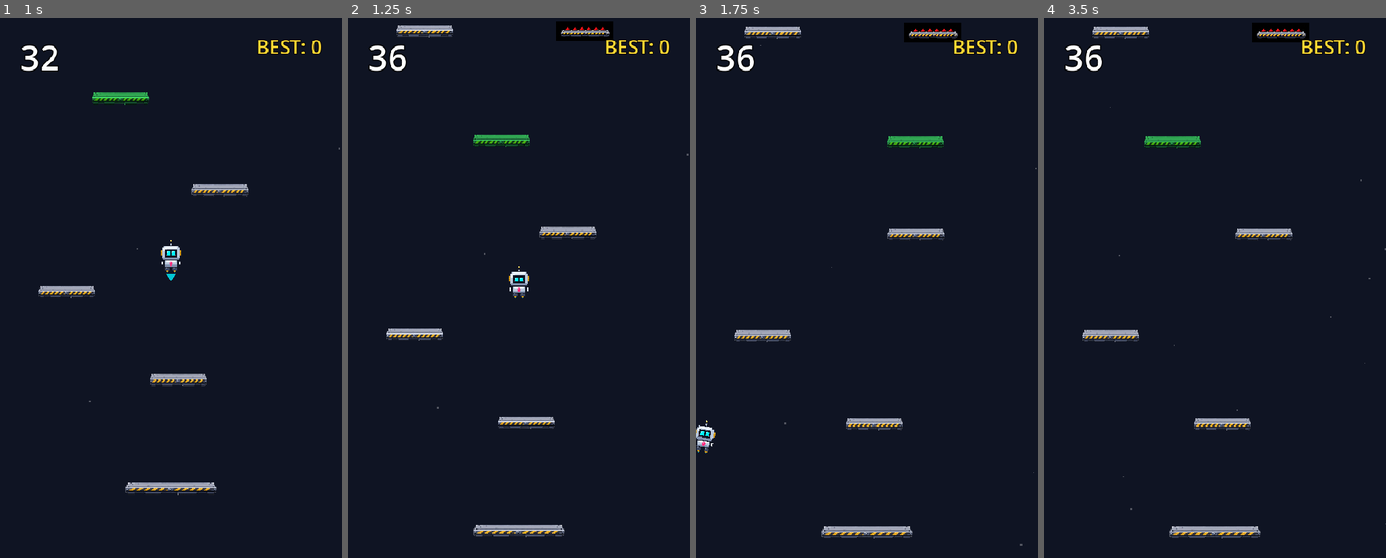
Above: before the commit, frames 1-4 (left to right).
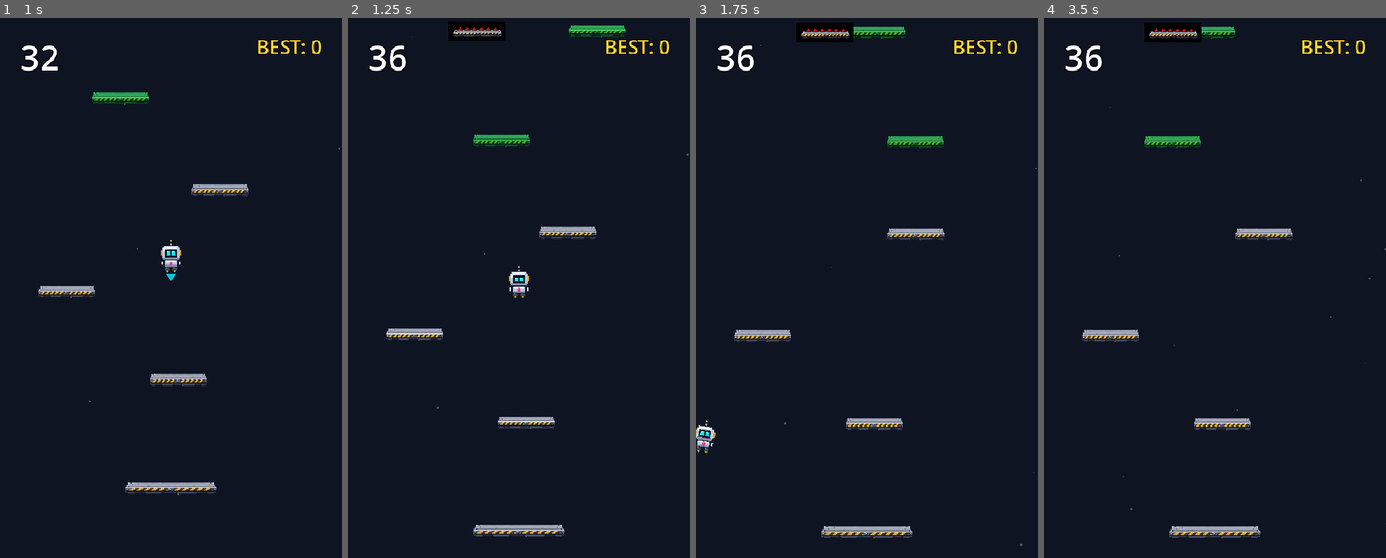
Above: after the commit, the same moments.

Repository: DevireddyNehal/Hopy
Game: Godot game, scene res://scenes/TitleScreen.tscn
The game is run twice, just before and just after one commit, with the same random seed, the same clock (stepped at 60 frames per second) and the same inputs.
Inputs:
- Up to frame 1 (1 s): click "START GAME" at 0.5 s
- Up to frame 2 (1.25 s): no input
- Up to frame 3 (1.75 s): tap Enter at 1.25 s; hold Right (ui_right) from 1.28 s (still down); hold Space (start_action) from 1.28 s (still down)
- Up to frame 4 (3.5 s): release Right (ui_right) at 2.03 s; release Space (start_action) at 2.03 s; hold Left (ui_left) 2.03-2.78 s; tap Enter at 2.1 s; hold Right (ui_right) from 2.78 s (still down); hold Space (start_action) from 2.78 s (still down)

Frame 1 is identical in both runs. In frame 2, 1.5% of the frame differs, in the area x 14-82%, y 0-5%; in frame 3, 1.6%, in the area x 14-78%, y 0-5%; in frame 4, 1.5%.

Commit message:
feat: place spikes outside natural jump paths as flank and overshoot hazards

Diff:
--- a/scripts/spawner.gd
+++ b/scripts/spawner.gd
@@ -93,40 +93,42 @@
 			plat_scale = Vector2(1.0, 1.0)
 
 	# --- GUARANTEED REACH RULE FOR SPIKES ---
-	# Spikes MUST NEVER be counted as the sole valid platform for upward traversal!
-	# If a spike hazard is chosen, spawn the spike as an obstacle AND spawn a guaranteed
-	# safe platform on the other side of the tier, setting last_x to the safe platform.
+	# Spikes MUST NEVER be in the middle of platforms or on the player's natural path!
+	# The SAFE platform is placed at spawn_x (the natural destination), while the Thorn
+	# hazard is placed on the opposite flank with generous clearance (>= 130px).
 	if chosen_type == PlatformScript.Type.THORN:
-		# 1. Spawn the Thorn hazard obstacle
-		_spawn_platform_at(Vector2(spawn_x, highest_spawned_y), PlatformScript.Type.THORN, plat_scale)
-
-		# 2. Spawn guaranteed safe companion platform on opposite side
-		var safe_x: float
+		# 1. Spawn guaranteed safe companion platform at spawn_x (natural path target)
+		var safe_type = PlatformScript.Type.MOVING if randf() < 0.45 else PlatformScript.Type.NORMAL
+		_spawn_platform_at(Vector2(spawn_x, highest_spawned_y), safe_type, plat_scale)
+
+		# 2. Spawn Thorn hazard obstacle on opposite flank leaving wide breathing room
+		var thorn_x: float
 		if spawn_x < center:
-			safe_x = randf_range(center + 35.0, max_x)
-		else:
-			safe_x = randf_range(min_x, center - 35.0)
-
-		var safe_type = PlatformScript.Type.MOVING if randf() < 0.45 else PlatformScript.Type.NORMAL
-		_spawn_platform_at(Vector2(safe_x, highest_spawned_y), safe_type, plat_scale)
-
-		# The NEXT platform upward is calculated strictly from the SAFE platform position!
-		last_x = safe_x
+			thorn_x = randf_range(center + 55.0, max_x)
+		else:
+			thorn_x = randf_range(min_x, center - 55.0)
+
+		if absf(thorn_x - spawn_x) < 130.0:
+			thorn_x = (center + 115.0) if spawn_x < center else (center - 115.0)
+
+		_spawn_platform_at(Vector2(thorn_x, highest_spawned_y), PlatformScript.Type.THORN, plat_scale)
+
+		# Next platform upward is calculated from the SAFE platform position!
+		last_x = spawn_x
 	else:
 		_spawn_platform_at(Vector2(spawn_x, highest_spawned_y), chosen_type, plat_scale)
 		last_x = spawn_x
 
 	# --- Floating Spike Ball Hazard Spawn ---
+	# Never spawn in the middle of the platform gap or on the player's natural trajectory!
+	# Placed on outer flanks or overshoot zones with safe clearance, so clean jumps are safe
+	# but player mistakes (oversteering, panicking, reckless wraps) are penalized.
 	if platform_count > 6 and chosen_type != PlatformScript.Type.THORN and spike_ball_scene:
 		var spike_chance = 0.14 + (diff * 0.12) # 14% -> 26%
 		if randf() < spike_chance:
-			var ball_y = highest_spawned_y + (gap * 0.5)
-			var ball_x: float
-			if last_x < center:
-				ball_x = randf_range(center + 30.0, max_x - 30.0)
-			else:
-				ball_x = randf_range(min_x + 30.0, center - 30.0)
-			_spawn_spike_ball_at(Vector2(ball_x, ball_y))
+			var ball_pos = _calculate_safe_hazard_position(last_x, spawn_x, highest_spawned_y, gap, screen_w, min_x, max_x)
+			if ball_pos != Vector2.ZERO:
+				_spawn_spike_ball_at(ball_pos)
 
 func center_biased_placement(screen_w: float, min_x: float, max_x: float) -> float:
 	var pattern_roll = randf()
@@ -199,6 +201,69 @@
 	active_spike_balls.append(sb)
 	return sb
 
+func _calculate_safe_hazard_position(from_x: float, to_x: float, top_y: float, gap: float, screen_w: float, min_x: float, max_x: float) -> Vector2:
+	var center = screen_w / 2.0
+	var ball_x: float
+	var ball_y: float
+
+	# Determine horizontal jump direction:
+	var jumping_right = to_x > from_x + 35.0
+	var jumping_left = to_x < from_x - 35.0
+
+	var placement_roll = randf()
+
+	if jumping_right:
+		# Player leaping left-to-right: natural path curves through center.
+		# Middle is strictly preserved. Hazard placed on overshoot flank or far rear flank.
+		if placement_roll < 0.65:
+			# Pattern 1: Overshoot trap past the target platform
+			# If player oversteers past to_x to the right, they hit the spike
+			ball_x = to_x + randf_range(85.0, 115.0)
+			ball_x = clampf(ball_x, to_x + 75.0, max_x + 30.0)
+			ball_y = top_y + randf_range(-10.0, 25.0)
+		else:
+			# Pattern 2: Far left rear flank (behind the takeoff point)
+			ball_x = from_x - randf_range(85.0, 115.0)
+			ball_x = clampf(ball_x, min_x - 30.0, from_x - 75.0)
+			ball_y = top_y + (gap * 0.35)
+	elif jumping_left:
+		# Player leaping right-to-left: natural path curves through center.
+		if placement_roll < 0.65:
+			# Pattern 1: Overshoot trap past the target platform
+			# If player oversteers past to_x to the left, they hit the spike
+			ball_x = to_x - randf_range(85.0, 115.0)
+			ball_x = clampf(ball_x, min_x - 30.0, to_x - 75.0)
+			ball_y = top_y + randf_range(-10.0, 25.0)
+		else:
+			# Pattern 2: Far right rear flank (behind the takeoff point)
+			ball_x = from_x + randf_range(85.0, 115.0)
+			ball_x = clampf(ball_x, from_x + 75.0, max_x + 30.0)
+			ball_y = top_y + (gap * 0.35)
+	else:
+		# Vertical corridor jump (from_x and to_x roughly aligned)
+		# Place on the opposite empty half of the screen
+		if to_x < center:
+			ball_x = randf_range(center + 65.0, max_x)
+		else:
+			ball_x = randf_range(min_x, center - 65.0)
+		ball_y = top_y + (gap * 0.3)
+
+	# Strict validation: Ensure hazard is NEVER inside the natural jump corridor
+	var corridor_min = minf(from_x, to_x) - 50.0
+	var corridor_max = maxf(from_x, to_x) + 50.0
+	if ball_x >= corridor_min and ball_x <= corridor_max:
+		# In case it lands in corridor, shift it to the outer flank
+		if to_x < center:
+			ball_x = max_x - 20.0
+		else:
+			ball_x = min_x + 20.0
+
+	# Ensure safe distance from target platform
+	if absf(ball_x - to_x) < 70.0:
+		return Vector2.ZERO # Skip if too close to platform
+
+	return Vector2(ball_x, ball_y)
+
 func _cleanup_old_platforms(threshold_y: float) -> void:
 	var surviving: Array[StaticBody2D] = []
 	for plat in active_platforms:
--- a/tests/test_new_features.gd
+++ b/tests/test_new_features.gd
@@ -95,5 +95,30 @@
 	test_plat.queue_free()
 	edge_robot.queue_free()
 
+	# Test 9: Safe spike hazard placement outside natural jump corridor
+	var spawner_scene = preload("res://scenes/Main.tscn")
+	var main_node = spawner_scene.instantiate()
+	add_child(main_node)
+	var spawner = main_node.get_node("Spawner")
+
+	# Test left-to-right jump (from 350 to 580)
+	for i in range(10):
+		var pos = spawner._calculate_safe_hazard_position(350.0, 580.0, 300.0, 150.0, 960.0, 290.0, 670.0)
+		if pos != Vector2.ZERO:
+			var inside_corridor = pos.x > 350.0 and pos.x < 580.0
+			assert(not inside_corridor, "Spike must NEVER be placed in the middle of platforms along the natural path")
+			assert(absf(pos.x - 580.0) >= 70.0, "Spike must maintain at least 70px breathing room from target platform")
+
+	# Test right-to-left jump (from 600 to 380)
+	for i in range(10):
+		var pos2 = spawner._calculate_safe_hazard_position(600.0, 380.0, 300.0, 150.0, 960.0, 290.0, 670.0)
+		if pos2 != Vector2.ZERO:
+			var inside_corridor2 = pos2.x > 380.0 and pos2.x < 600.0
+			assert(not inside_corridor2, "Spike must NEVER be placed in the middle of platforms along right-to-left natural path")
+			assert(absf(pos2.x - 380.0) >= 70.0, "Spike must maintain at least 70px breathing room from target platform")
+
+	print("✓ Natural jump path free of spikes and clearance verified")
+	main_node.queue_free()
+
 	print("--- ALL NEW FEATURE TESTS PASSED SUCCESSFULLY! ---\n")
 	get_tree().quit(0)
